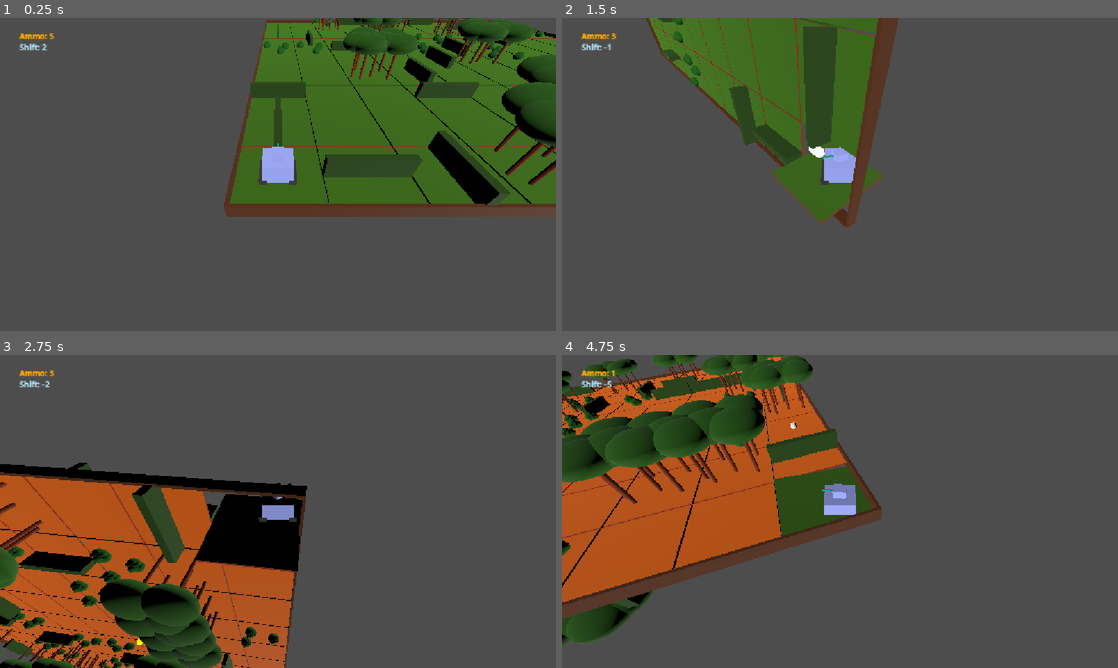
Above: before the commit, frames 1-4 (two rows, left to right).
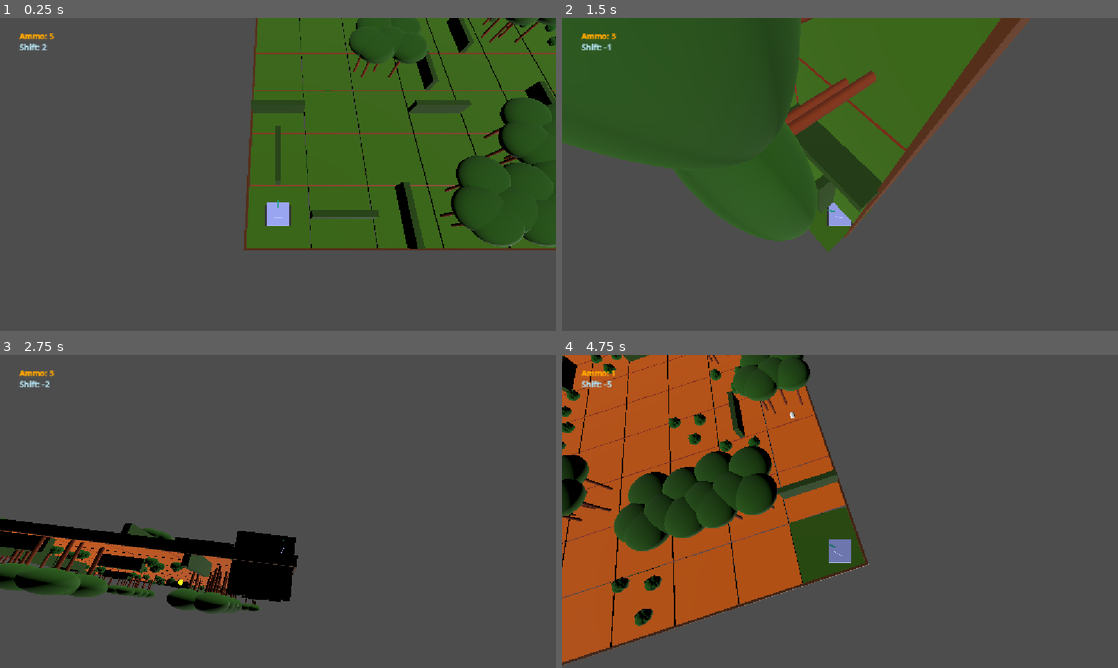
Above: after the commit, the same moments.

Repository: Grihgrix/Tank_Shift
Game: Godot game, scene res://Game scenes/Main_game_scene.tscn
The game is run twice, just before and just after one commit, with the same random seed, the same clock (stepped at 60 frames per second) and the same inputs.
Inputs (mouse positions are in pixels of both pictures, inside the frame that each line leads up to):
- Up to frame 1 (0.25 s): no input
- Up to frame 2 (1.5 s): tap Enter (ui_accept) at 0.5, 0.77 s; move the mouse to (617, 55) at 0.52 s; hold Right (ui_right) 0.53-1.28 s; right-click (617, 55) at 0.6 s; click (617, 55) at 0.67 s; move the mouse to (728, 190) at 1.27 s; hold Down (ui_down) from 1.28 s (still down); click (728, 190) at 1.35 s
- Up to frame 3 (2.75 s): tap Enter (ui_accept) at 1.52 s; move the mouse to (333, 442) at 2.02 s; release Down (ui_down) at 2.03 s; hold Right (ui_right) from 2.03 s (still down); right-click (333, 442) at 2.1 s
- Up to frame 4 (4.75 s): move the mouse to (812, 574) at 2.77 s; release Right (ui_right) at 2.78 s; hold Up (ui_up) 2.78-3.53 s; click (812, 574) at 2.85 s; tap Enter (ui_accept) at 3.02, 3.77, 4.52 s; move the mouse to (1006, 558) at 3.52 s; hold Left (ui_left) from 3.53 s (still down); right-click (1006, 558) at 3.6 s; move the mouse to (673, 464) at 4.27 s; click (673, 464) at 4.35 s

The runs differ from the first frame. In frame 1, 23% of the frame differs, in the area x 40-100%, y 0-75%; in frame 2, 35%, in the area x 0-85%, y 0-75%; in frame 3, 29%; in frame 4, 32%.

Commit message:
move camera closer to above the player

Diff:
--- a/Game scenes/Character scenes/character.tscn
+++ b/Game scenes/Character scenes/character.tscn
@@ -402,7 +402,7 @@
 shape = SubResource("BoxShape3D_f7ppj")
 
 [node name="Camera3D" type="Camera3D" parent="." unique_id=419559240]
-transform = Transform3D(1, 0, 0, 0, 0.7071067, 0.70710677, 0, -0.7071067, 0.70710677, 0, 10, 10)
+transform = Transform3D(1, 0, 0, 0, 0.34202012, 0.93969256, 0, -0.9396925, 0.34202012, 0, 20, 3)
 
 [node name="ATH_Label" type="RichTextLabel" parent="Camera3D" unique_id=1062185977]
 offset_left = 40.0
